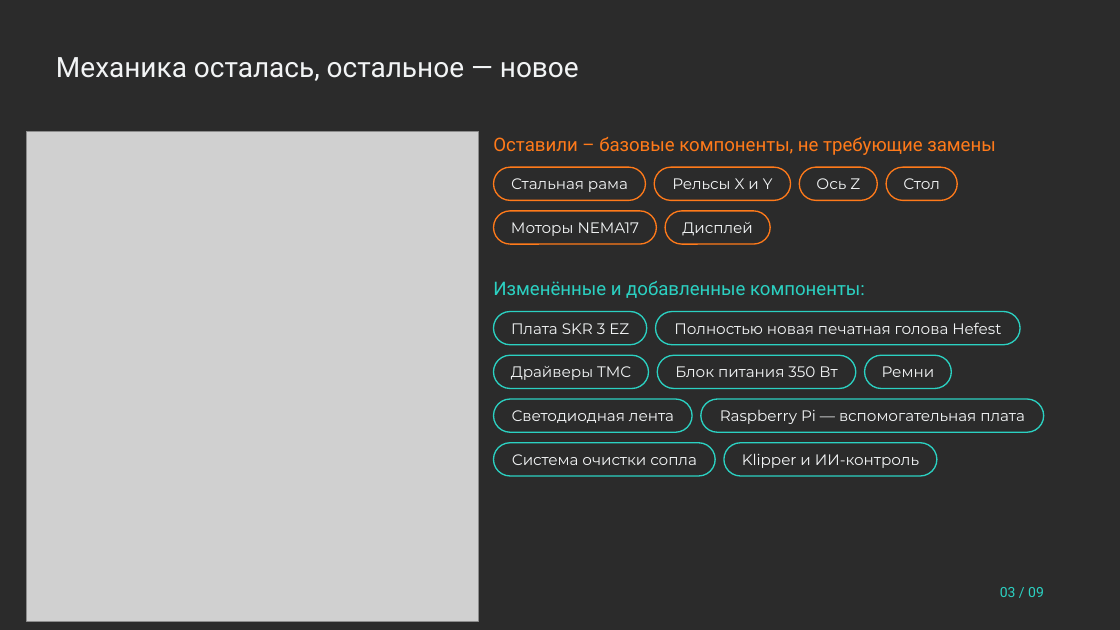
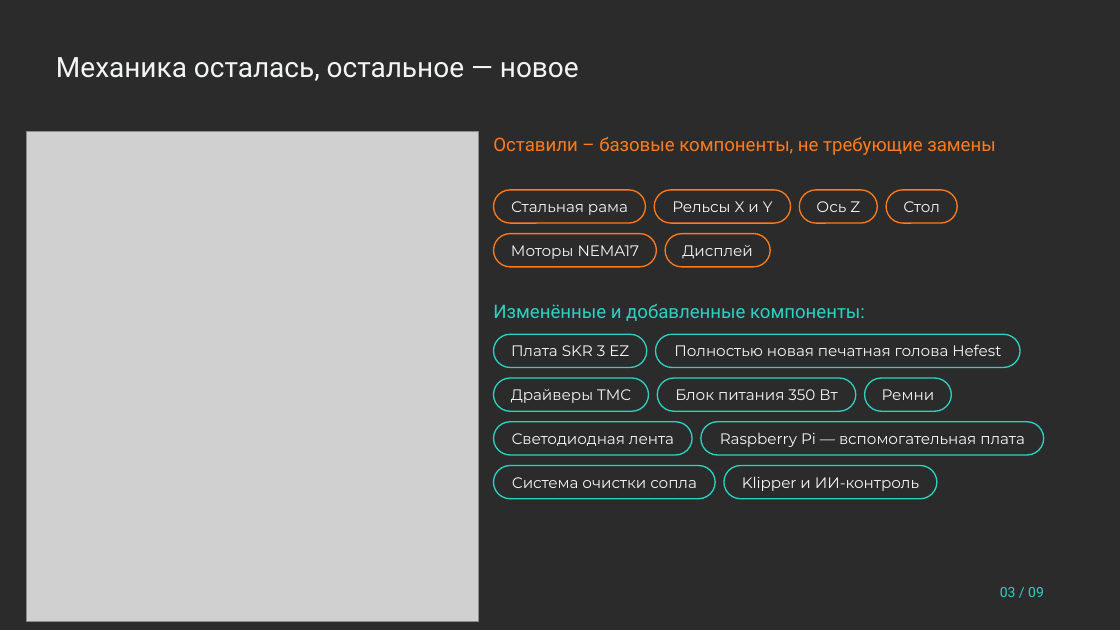
Before and after one commit to pmixay/3d-project, a slide deck: slide 3 of submission/Hercules_prezentaciya.pptx. Drawn at 1120x630 pixels with LibreOffice and Linux fonts; fonts in the diff are those of the drawing; grey boxes stand for pictures; background and template pictures are left out; a plain dark background stands for a picture behind light text. Boxes give left, top, right and bottom in pixels: in the first picture for what was removed or moved away, otherwise in the second. Text is boxed around its words. In the diff, an @@ line names an element or a change of style, - is before the commit and + after.

```diff
--- a/submission/Hercules_prezentaciya.pptx
+++ b/submission/Hercules_prezentaciya.pptx
@@ 11 rounded rectangles, 1 text: place and size @@
-11 rounded rectangles, 1 text at (493, 167, 1044, 433)
+11 rounded rectangles, 1 text at (493, 190, 1044, 455)
@@ 4 rounded rectangles: place and size @@
-4 rounded rectangles at (494, 312, 1020, 476)
+4 rounded rectangles at (494, 334, 1020, 499)
```
Also in this commit, not shown: 23 other files.
